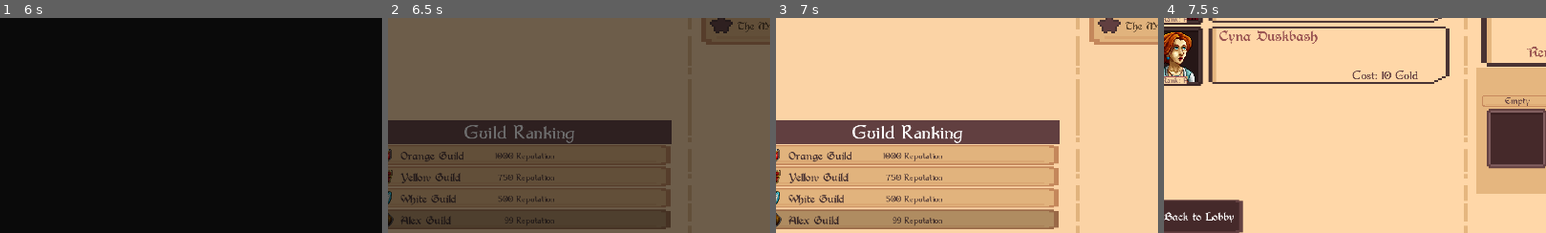
Above: before the commit, frames 1-4 (left to right).
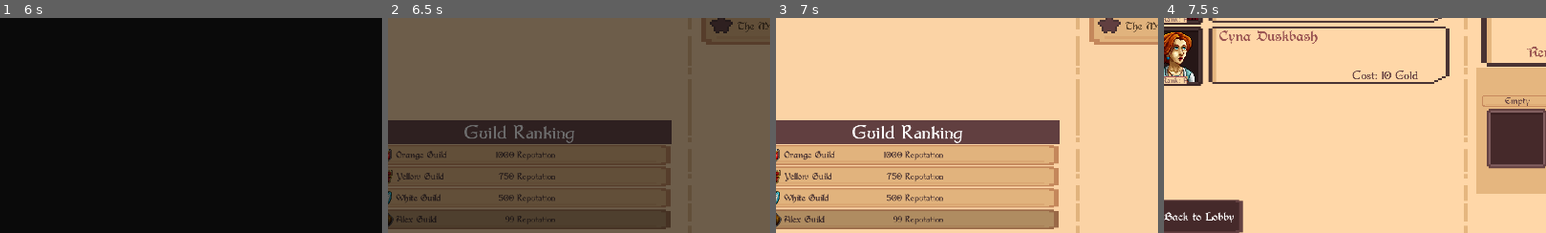
Above: after the commit, the same moments.

Repository: igoralves3/BrackeysGameJamIgorJoaoRodrigo
Game: Godot game, scene res://Scenes/BookPages/main_menu.tscn
Same seed, same stepped clock (60 frames per second), same inputs: the game is played once before the commit and once after it.
Inputs (mouse positions are % of the whole screen's width and height, from its top left):
- Up to frame 1 (6 s): click "Play Game" at 0.5 s; click (50, 58) at 1.27 s; type "Alex" at 1.35 s; move the mouse to (72, 45) at 2.02 s; move the mouse to (30, 55) at 2.77 s; move the mouse to (60, 28) at 3.52 s; move the mouse to (45, 70) at 4.27 s; tap Enter at 5 s; move the mouse to (80, 65) at 5.02 s; move the mouse to (20, 35) at 5.77 s
- Up to frame 2 (6.5 s): no input
- Up to frame 3 (7 s): click (86, 32) at 6.52 s
- Up to frame 4 (7.5 s): click (86, 32) at 7.27 s
The pictures show only the part of the screen within x 9-59%, y 40-90%; the shares and areas given below are measured in that part.

Frame 1 is identical in both runs. In frame 2, 1.6% of the frame differs, in the area x 2-44%, y 61-97%; in frame 3, 2.6%; in frame 4, nothing differs.

Commit message:
we are electric

Diff:
--- a/bragamejam2025.2_guildmaster/Scenes/BookPages/main_menu.tscn
+++ b/bragamejam2025.2_guildmaster/Scenes/BookPages/main_menu.tscn
@@ -100,7 +100,7 @@
 theme_override_styles/normal = SubResource("StyleBoxEmpty_6itu3")
 placeholder_text = "Guild Name"
 alignment = 1
-max_length = 36
+max_length = 33
 
 [node name="PlayGameButton" type="TextureButton" parent="MainMenuContainer/MainMenuVBoxContainer/PlayButtonContainer"]
 custom_minimum_size = Vector2(300, 80)
--- a/bragamejam2025.2_guildmaster/Scenes/guild_ranking_label.tscn
+++ b/bragamejam2025.2_guildmaster/Scenes/guild_ranking_label.tscn
@@ -25,23 +25,23 @@
 [node name="GuildName" type="Label" parent="."]
 self_modulate = Color(0.286275, 0.2, 0.2, 1)
 layout_mode = 0
-offset_left = 80.0
-offset_top = 11.0
-offset_right = 274.0
-offset_bottom = 53.0
+offset_left = 69.0
+offset_top = 9.0
+offset_right = 285.0
+offset_bottom = 48.0
 theme_override_fonts/font = ExtResource("3_vxnop")
-theme_override_font_sizes/font_size = 20
-text = "White Guild"
+theme_override_font_sizes/font_size = 16
+text = "White Guild White Guild White Guild "
 vertical_alignment = 1
 autowrap_mode = 2
 
 [node name="RepLabel" type="Label" parent="."]
 self_modulate = Color(0.286275, 0.2, 0.2, 1)
 layout_mode = 0
-offset_left = 266.0
-offset_top = 14.0
-offset_right = 466.0
-offset_bottom = 43.0
+offset_left = 268.0
+offset_top = 11.0
+offset_right = 468.0
+offset_bottom = 40.0
 theme_override_fonts/font = ExtResource("5_rldey")
 theme_override_font_sizes/font_size = 25
 text = " 10000 Reputation"
--- a/bragamejam2025.2_guildmaster/Scenes/quest_log_end_summary.tscn
+++ b/bragamejam2025.2_guildmaster/Scenes/quest_log_end_summary.tscn
@@ -10,7 +10,7 @@
 
 [node name="QuestLogEndSummary" type="TextureRect"]
 custom_minimum_size = Vector2(0, 160)
-offset_right = 575.0
+offset_right = 750.0
 offset_bottom = 161.0
 size_flags_vertical = 3
 texture = ExtResource("1_sv3q6")
@@ -19,9 +19,9 @@
 [node name="QuestEndLogContainer" type="VBoxContainer" parent="."]
 visible = false
 layout_mode = 0
-offset_left = 20.0
+offset_left = 32.0
 offset_top = 10.0
-offset_right = 555.0
+offset_right = 726.0
 offset_bottom = 150.0
 
 [node name="LogLabel" type="Label" parent="QuestEndLogContainer"]
@@ -92,41 +92,46 @@
 [node name="DDQuestChoiceContainer" type="VBoxContainer" parent="."]
 visible = false
 layout_mode = 0
-offset_left = 23.0
-offset_top = 19.0
-offset_right = 555.0
-offset_bottom = 146.0
+offset_left = 29.0
+offset_top = 22.0
+offset_right = 720.0
+offset_bottom = 152.0
+theme_override_constants/separation = 7
 
 [node name="DoubleDownLabel" type="Label" parent="DDQuestChoiceContainer"]
 self_modulate = Color(0.388235, 0.25098, 0.254902, 1)
-custom_minimum_size = Vector2(250, 50)
+custom_minimum_size = Vector2(250, 45)
 layout_mode = 2
 size_flags_vertical = 3
 theme_override_fonts/font = ExtResource("2_vgbvq")
-text = "- Quest xyz has found a hidden entrace in the cave, the party is tired, but they can try to get the riches out of the cave, PROCEED?"
+theme_override_font_sizes/font_size = 15
+text = "- Quest xyz has found a hidden riches during the quest, the party is tired, but they can try to get the valuables at a increased risk, SHOULD THEY PROCEED?"
 autowrap_mode = 2
 
 [node name="HBoxContainer" type="HBoxContainer" parent="DDQuestChoiceContainer"]
+custom_minimum_size = Vector2(0, 30)
 layout_mode = 2
 
 [node name="MarginContainer" type="MarginContainer" parent="DDQuestChoiceContainer/HBoxContainer"]
-custom_minimum_size = Vector2(75, 0)
+custom_minimum_size = Vector2(150, 0)
 layout_mode = 2
 
 [node name="DDConfirmButton" type="TextureButton" parent="DDQuestChoiceContainer/HBoxContainer"]
-custom_minimum_size = Vector2(150, 40)
+custom_minimum_size = Vector2(150, 35)
 layout_mode = 2
 texture_normal = ExtResource("7_fwrmf")
 stretch_mode = 0
 
 [node name="DDConfirmLabel" type="Label" parent="DDQuestChoiceContainer/HBoxContainer/DDConfirmButton"]
-self_modulate = Color(0.210928, 0.530134, 0.06129, 1)
+self_modulate = Color(0.143612, 0.379822, 0.0345143, 1)
 layout_mode = 0
 offset_left = 10.0
 offset_top = 3.0
 offset_right = 141.0
 offset_bottom = 37.0
-text = "Proceed!"
+theme_override_fonts/font = ExtResource("4_yde1k")
+theme_override_font_sizes/font_size = 27
+text = "Accept Risk"
 horizontal_alignment = 1
 vertical_alignment = 1
 
@@ -141,18 +146,20 @@
 stretch_mode = 0
 
 [node name="DDReturnLabel" type="Label" parent="DDQuestChoiceContainer/HBoxContainer/DDReturnButton"]
-self_modulate = Color(0.680271, 0.320689, 0.316304, 1)
+self_modulate = Color(0.715987, 0.344587, 0.339336, 1)
 layout_mode = 0
 offset_left = 10.0
 offset_top = 3.0
 offset_right = 141.0
 offset_bottom = 37.0
+theme_override_fonts/font = ExtResource("4_yde1k")
+theme_override_font_sizes/font_size = 20
 text = "Return to Guild"
 horizontal_alignment = 1
 vertical_alignment = 1
 
 [node name="MarginContainer" type="MarginContainer" parent="DDQuestChoiceContainer"]
-custom_minimum_size = Vector2(0, 18)
+custom_minimum_size = Vector2(0, 22)
 layout_mode = 2
 
 [node name="DDQuestContinueContainer" type="VBoxContainer" parent="."]
@@ -170,7 +177,7 @@
 size_flags_vertical = 3
 theme_override_fonts/font = ExtResource("2_vgbvq")
 theme_override_font_sizes/font_size = 19
-text = "- Quest xyz has continued searching for greater fame and riches!"
+text = "- Quest xyz has continued searching for greater riches and fame!"
 vertical_alignment = 1
 autowrap_mode = 2
 
@@ -178,5 +185,9 @@
 custom_minimum_size = Vector2(0, 18)
 layout_mode = 2
 
+[connection signal="mouse_entered" from="DDQuestChoiceContainer/HBoxContainer/DDConfirmButton" to="." method="_on_dd_confirm_button_mouse_entered"]
+[connection signal="mouse_exited" from="DDQuestChoiceContainer/HBoxContainer/DDConfirmButton" to="." method="_on_dd_confirm_button_mouse_exited"]
 [connection signal="pressed" from="DDQuestChoiceContainer/HBoxContainer/DDConfirmButton" to="." method="_on_dd_confirm_button_pressed"]
+[connection signal="mouse_entered" from="DDQuestChoiceContainer/HBoxContainer/DDReturnButton" to="." method="_on_dd_return_button_mouse_entered"]
+[connection signal="mouse_exited" from="DDQuestChoiceContainer/HBoxContainer/DDReturnButton" to="." method="_on_dd_return_button_mouse_exited"]
 [connection signal="pressed" from="DDQuestChoiceContainer/HBoxContainer/DDReturnButton" to="." method="_on_dd_return_button_pressed"]
--- a/bragamejam2025.2_guildmaster/Scripts/Classes/event.gd
+++ b/bragamejam2025.2_guildmaster/Scripts/Classes/event.gd
@@ -27,7 +27,7 @@
 		## great quest completed
 		## USAGE : var1 = GUILDNAME, var2 = custom text for specified quest ex: giant spiders quest - defeating the eight legged manace!
 		"Quest Completed":
-			eventDesc = "Congratulations to The " + aux1 + " for  " + aux2
+			eventDesc = "Congratulations to The " + aux1 + " for" + aux2
 
 
 		## great quest failed
@@ -39,12 +39,12 @@
 		## great quest failed
 		## USAGE : var1 = GUILDNAME, var2 = ADV_DEAD_NAME
 		"Adventurer Death":
-			eventDesc = "Unfortunately the party sent by the " + aux1 +" came back with losses "+ aux2 + " perished"
+			eventDesc = "Unfortunately the party sent by the " + aux1 +" came back with losses - "+ aux2 + " perished"
 
 		## great quest failed
 		## USAGE : var1 = GUILDNAME, var2 = ADV_RANKUP_NAME
 		"Adventurer RankUp":
-			eventDesc = "Congratulations the party sent by the " + aux1 +" foght and won "+ aux2 + " became Stronger"
+			eventDesc = "Congratulations the party sent by the " + aux1 +" foght and won - "+ aux2 + " became Stronger"
 
 		"Custom Event":
 			eventDesc = aux1
--- a/bragamejam2025.2_guildmaster/Scripts/Singletons/Globals.gd
+++ b/bragamejam2025.2_guildmaster/Scripts/Singletons/Globals.gd
@@ -84,9 +84,22 @@
 				tierGuild = "Pinnacle"
 				availbleAdventurersMaxLimit = 20
 				knownAdventurersMaxLimit = (availbleAdventurersMaxLimit * 2)
+				gameEndWon()
 				return true
 
 	return false
+
+
+func gameEndWon():
+	pass
+
+func gameEndLost():
+	pass
+
+func endDay():
+	day = day + 1
+	if day == 50 and tierGuild != "Pinnacle":
+		gameEndLost()
 
 func updateRivalGuildsRep():
 
--- a/bragamejam2025.2_guildmaster/Scripts/end_of_day.gd
+++ b/bragamejam2025.2_guildmaster/Scripts/end_of_day.gd
@@ -249,7 +249,7 @@
 	else:
 		pass
 
-	Globals.day = Globals.day + 1
+	Globals.endDay()
 
 func _on_back_to_lobby_button_button_down() -> void:
 	pass # Replace with function body.
--- a/bragamejam2025.2_guildmaster/Scripts/quest_log_end_summary.gd
+++ b/bragamejam2025.2_guildmaster/Scripts/quest_log_end_summary.gd
@@ -36,6 +36,7 @@
 
 	if q.doubleDownTriggered:
 		DDChoiceContainer.visible = true
+		$DDQuestChoiceContainer/DoubleDownLabel.text = "- Quest: " + questlocal.questname + " has found a hidden riches during the quest, the party is tired, but they can try to get the valuables at a increased risk, SHOULD THEY PROCEED?"
 	else:
 		setEndLabels(q)
 
@@ -68,8 +69,9 @@
 
 func _on_dd_confirm_button_pressed() -> void:
 	DDChoiceContainer.visible = false
-	DDContinueContainer = true
+	DDContinueContainer.visible = true
 	questDoubleDownValuesAtt(questlocal)
+	$DDQuestContinueContainer/DoubleDownLabel.text = "- Quest: " + questlocal.questname + " has continued searching for greater riches and fame!"
 
 	## NAO ESQUECER DE TIRAR DEPOIS DE IMPLEMENTAR CHANCE DE DD
 	##questlocal.doubleDownTriggered = false
@@ -79,3 +81,19 @@
 	DDChoiceContainer.visible = false
 	Globals.ddEventResolvedRefreshView = true
 	questlocal.doubleDownTriggered = false
+
+
+func _on_dd_confirm_button_mouse_entered() -> void:
+	$DDQuestChoiceContainer/HBoxContainer/DDConfirmButton/DDConfirmLabel.self_modulate = Color("3a8211")
+
+
+func _on_dd_confirm_button_mouse_exited() -> void:
+	$DDQuestChoiceContainer/HBoxContainer/DDConfirmButton/DDConfirmLabel.self_modulate = Color("256109")
+
+
+func _on_dd_return_button_mouse_entered() -> void:
+	$DDQuestChoiceContainer/HBoxContainer/DDReturnButton/DDReturnLabel.self_modulate = Color("ecb0ac")
+
+
+func _on_dd_return_button_mouse_exited() -> void:
+	$DDQuestChoiceContainer/HBoxContainer/DDReturnButton/DDReturnLabel.self_modulate = Color("b75857")
